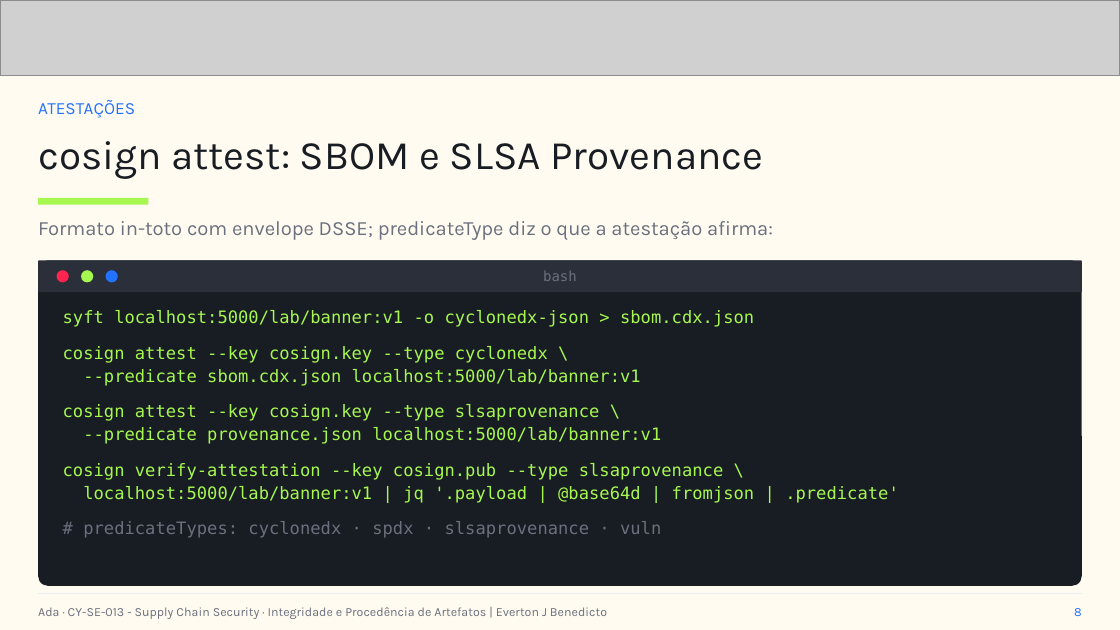
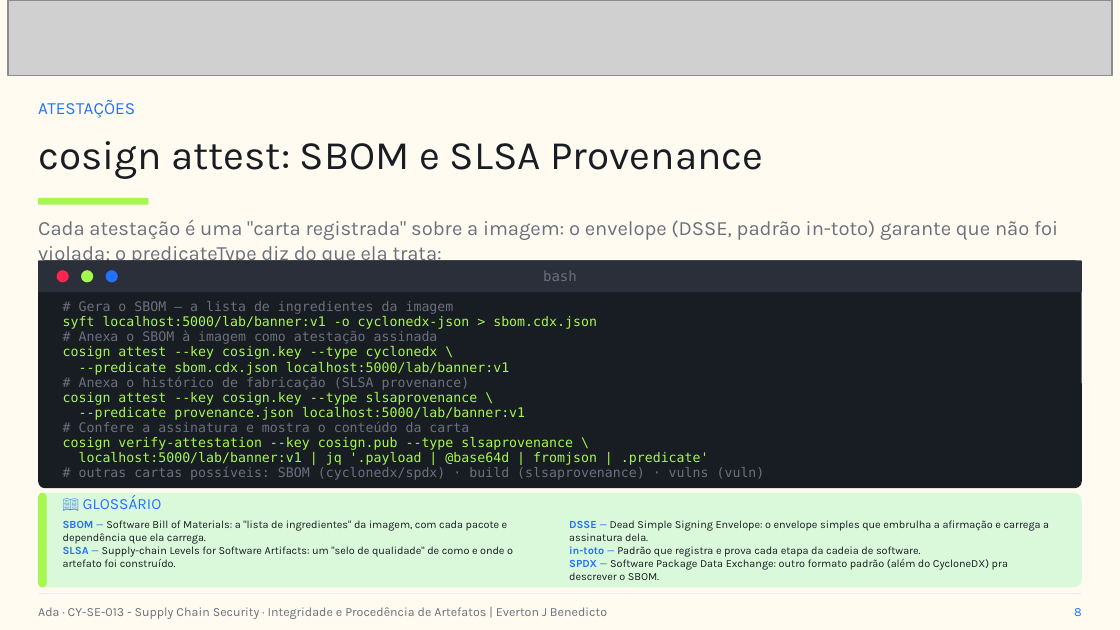
Before and after one commit to everton-dev/AdaTech.Aulas, a slide deck: slide 11 of CY-SE-013 - Supply Chain Security/slides/Aula_07_Integridade_e_Procedencia_de_Artefatos.pptx (slide 8 before the commit). Drawn at 1120x630 pixels with LibreOffice and Linux fonts; fonts in the diff are those of the drawing; grey boxes stand for pictures. Boxes give left, top, right and bottom in pixels: in the first picture for what was removed or moved away, otherwise in the second. Text is boxed around its words. In the diff, an @@ line names an element or a change of style, - is before the commit and + after.

```diff
--- a/CY-SE-013 - Supply Chain Security/slides/Aula_07_Integridade_e_Procedencia_de_Artefatos.pptx
+++ b/CY-SE-013 - Supply Chain Security/slides/Aula_07_Integridade_e_Procedencia_de_Artefatos.pptx
@@ picture: place and size @@
-picture at (0, 0, 1120, 75)
+picture at (8, 0, 1112, 75)
@@ text at (38, 220, 1058, 266): text changed @@
-Formato in-toto com envelope DSSE; predicateType diz o que a atestação afirma:
+Cada atestação é uma "carta registrada" sobre a imagem: o envelope (DSSE, padrão in-toto) garante que não foi violada; o predicateType diz do que ela trata:
@@ rounded rectangle: place and size @@
-rounded rectangle at (38, 261, 1082, 587)
+rounded rectangle at (38, 261, 1082, 488)
@@ text at (63, 316, 709, 465): size 11 to 8.5 pt in "syft localhost:5000/lab/banner:v1 -o cyclonedx-json > sbom.c ...", "cosign attest --key cosign.key --type cyclonedx \", "--predicate sbom.cdx.json localhost:5000/lab/banner:v1", "cosign attest --key cosign.key --type slsaprovenance \" and 3 more places; line spacing 1.12 to 0.95 @@
@@ text at (79, 301, 454, 314): paragraph added @@
+# Gera o SBOM — a lista de ingredientes da imagem
@@ text at (79, 331, 438, 344): paragraph added @@
+# Anexa o SBOM à imagem como atestação assinada
@@ text at (79, 376, 470, 390): paragraph added @@
+# Anexa o histórico de fabricação (SLSA provenance)
@@ text at (79, 421, 469, 432): paragraph added @@
+# Confere a assinatura e mostra o conteúdo da carta
@@ text at (79, 466, 765, 480): text changed; size 11 to 8.5 pt @@
-# predicateTypes: cyclonedx · spdx · slsaprovenance · vuln
+# outras cartas possíveis: SBOM (cyclonedx/spdx) · build (slsaprovenance) · vulns (vuln)
@@ rounded rectangle added at (38, 493, 1082, 587), fill #DAF9DA @@
@@ rounded rectangle added at (38, 493, 47, 587), fill #A6F750 @@
@@ text added at (83, 496, 162, 509), 10 pt, text #2371FF @@
+📖 GLOSSÁRIO
@@ text added at (63, 520, 513, 567), 7 pt, text #181C23 @@
+SBOM — Software Bill of Materials: a "lista de ingredientes" da imagem, com cada pacote e dependência que ela carrega.
+SLSA — Supply-chain Levels for Software Artifacts: um "selo de qualidade" de como e onde o artefato foi construído.
@@ text added at (569, 520, 1049, 580), 7 pt, text #181C23 @@
+DSSE — Dead Simple Signing Envelope: o envelope simples que embrulha a afirmação e carrega a assinatura dela.
+in-toto — Padrão que registra e prova cada etapa da cadeia de software.
+SPDX — Software Package Data Exchange: outro formato padrão (além do CycloneDX) pra descrever o SBOM.
```
Also in this commit, not shown: 12 other slides changed, 6 slides added, 9 other files.
